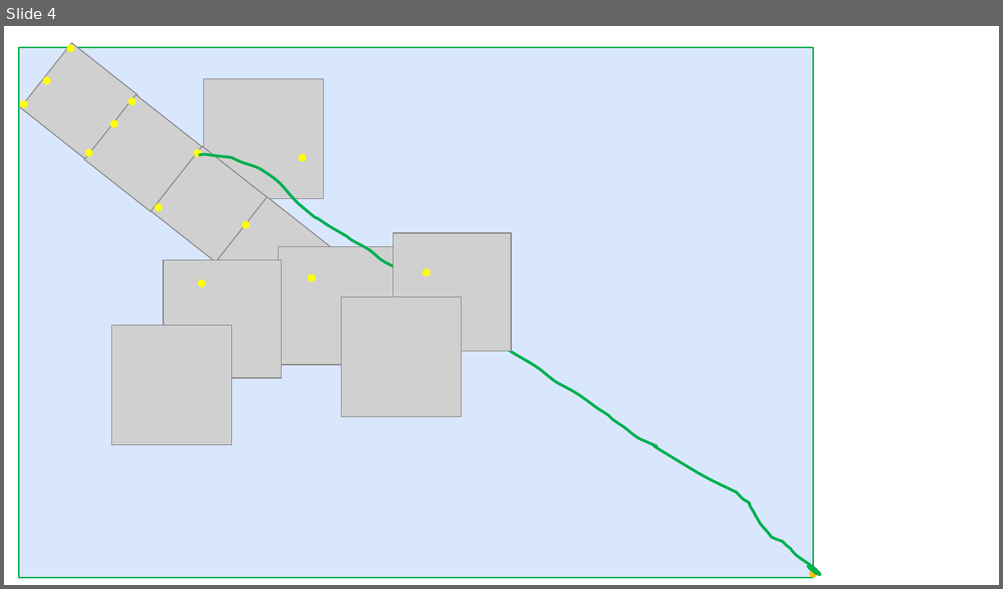
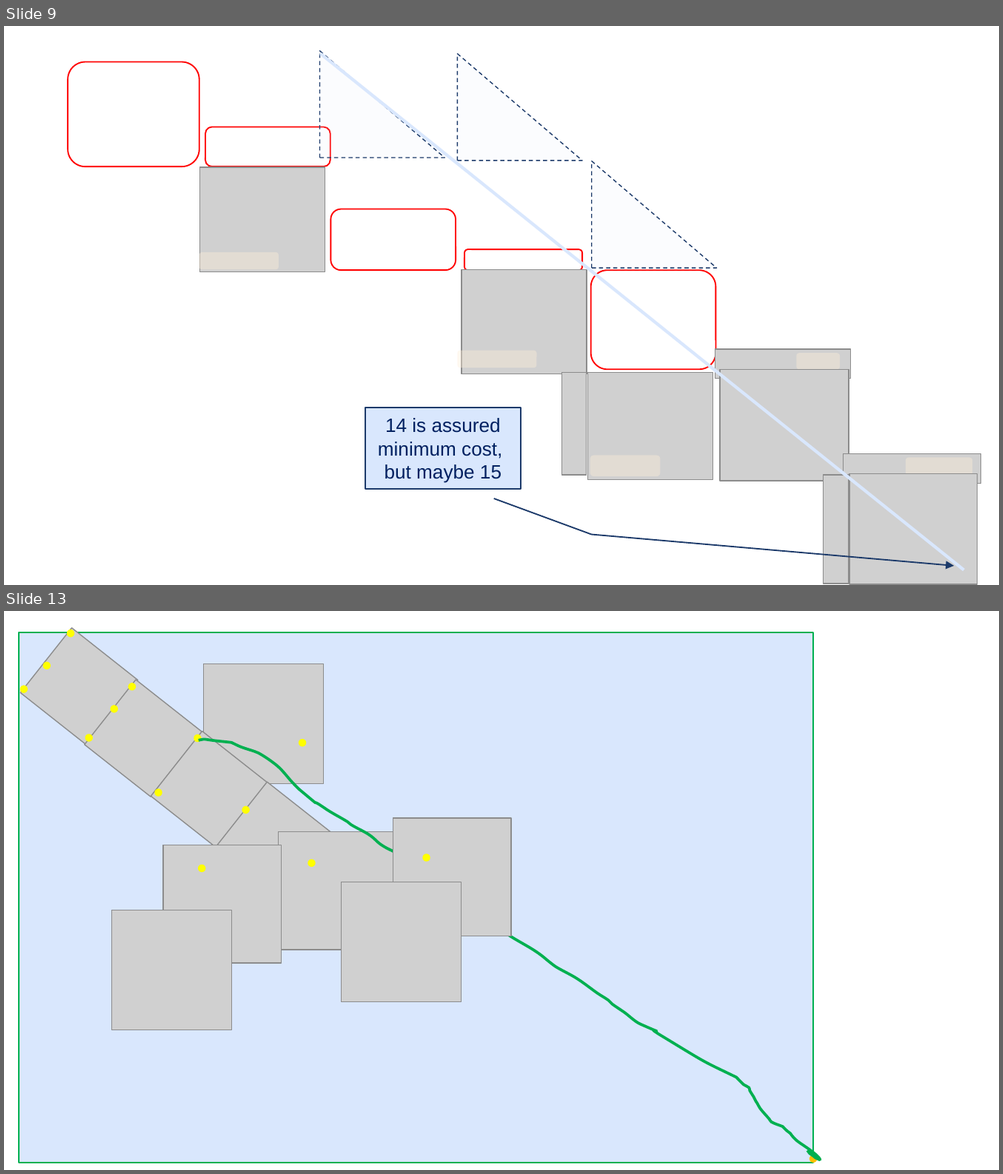
Before and after one commit to JCMoure/TiledWFA, a slide deck: TiledWFA.pptx. Shown one above the other, each under a label of ours: slide 4 before the commit, slides 9 and 13 after it; the slides between them are not shown. The pictures are 1003x589 and 1003x1174 pixels, drawn with LibreOffice and Linux fonts; fonts in the diff are those of the drawing; grey boxes stand for pictures; background and template pictures are left out. Boxes give left, top, right and bottom in pixels: in the first picture for what was removed or moved away, otherwise in the second. Text is boxed around its words. In the diff, an @@ line names an element or a change of style, - is before the commit and + after.

Commit message:
PPT

```diff
--- a/TiledWFA.pptx
+++ b/TiledWFA.pptx
@@ slide 9 added at bbox=[4, 26, 999, 585], background picture (left out) @@
@@ rounded rectangle added at bbox=[68, 62, 199, 167], outline #FF0000 1 pt @@
@@ right triangle added at bbox=[319, 51, 444, 158], fill #D9E7FD at 10% opacity, outline #1D3A6B 0.75 pt dashed @@
@@ line added from (964, 570) to (320, 54), #D9E7FD 2.25 pt @@
@@ right triangle added at bbox=[458, 54, 583, 161], fill #D9E7FD at 10% opacity, outline #1D3A6B 0.75 pt dashed @@
@@ rounded rectangle added at bbox=[205, 127, 330, 167], outline #FF0000 1 pt @@
@@ picture added at bbox=[200, 167, 325, 272] @@
@@ right triangle added at bbox=[592, 161, 717, 269], fill #D9E7FD at 10% opacity, outline #1D3A6B 0.75 pt dashed @@
@@ rounded rectangle added at bbox=[330, 209, 455, 271], outline #FF0000 1 pt @@
@@ rounded rectangle added at bbox=[199, 252, 279, 271], fill #FFEED9 at 40% opacity @@
@@ picture added at bbox=[461, 269, 587, 374] @@
@@ rounded rectangle added at bbox=[464, 249, 582, 271], outline #FF0000 1 pt @@
@@ rounded rectangle added at bbox=[591, 271, 716, 370], outline #FF0000 1 pt @@
@@ rounded rectangle added at bbox=[458, 350, 537, 368], fill #FFEED9 at 40% opacity @@
@@ picture added at bbox=[715, 349, 851, 378] @@
@@ rounded rectangle added at bbox=[796, 353, 839, 369], fill #FFEED9 at 40% opacity @@
@@ picture added at bbox=[562, 373, 587, 475] @@
@@ picture added at bbox=[588, 373, 713, 480] @@
@@ picture added at bbox=[720, 370, 849, 482] @@
@@ border callout added at bbox=[365, 408, 521, 489], fill #D9E7FD, outline #1D3A6B 1 pt, 14 pt, text #002060 @@
+14 is assured minimum cost,
+but maybe 15
@@ rounded rectangle added at bbox=[590, 456, 660, 477], fill #FFEED9 at 40% opacity @@
@@ picture added at bbox=[842, 454, 981, 483] @@
@@ rounded rectangle added at bbox=[905, 457, 972, 475], fill #FFEED9 at 40% opacity @@
@@ picture added at bbox=[822, 475, 848, 584] @@
@@ picture added at bbox=[849, 474, 976, 585] @@
@@ what was slide 4 is now slide 13 @@
```
Also in this commit, not shown: 8 other slides added.
